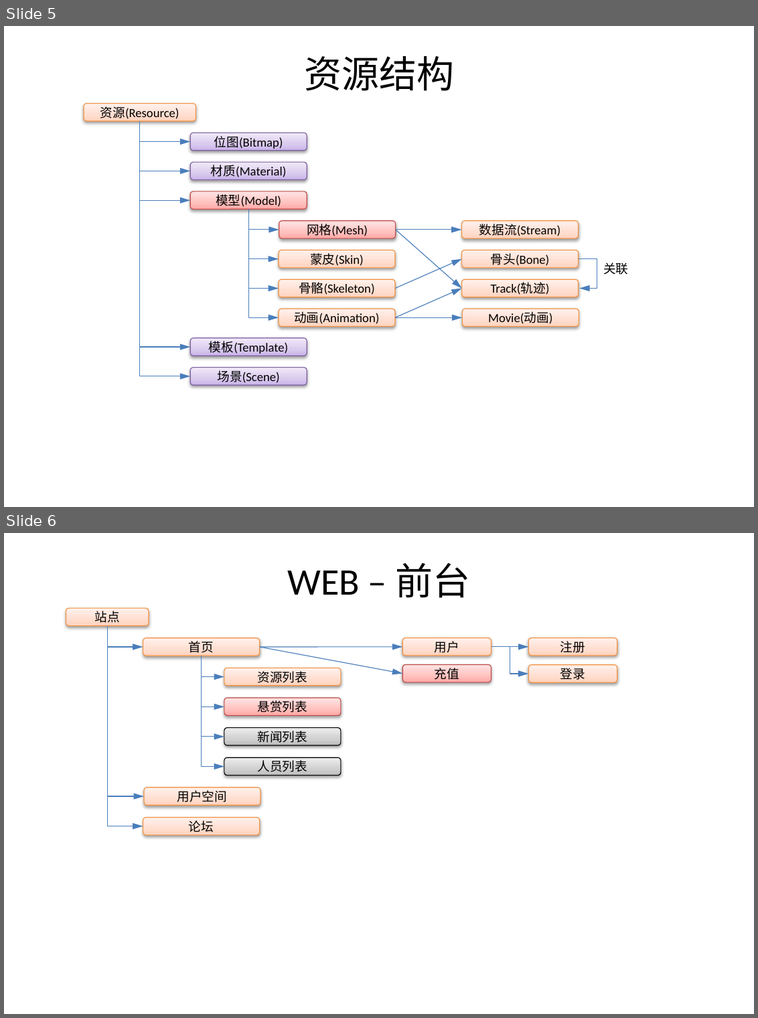
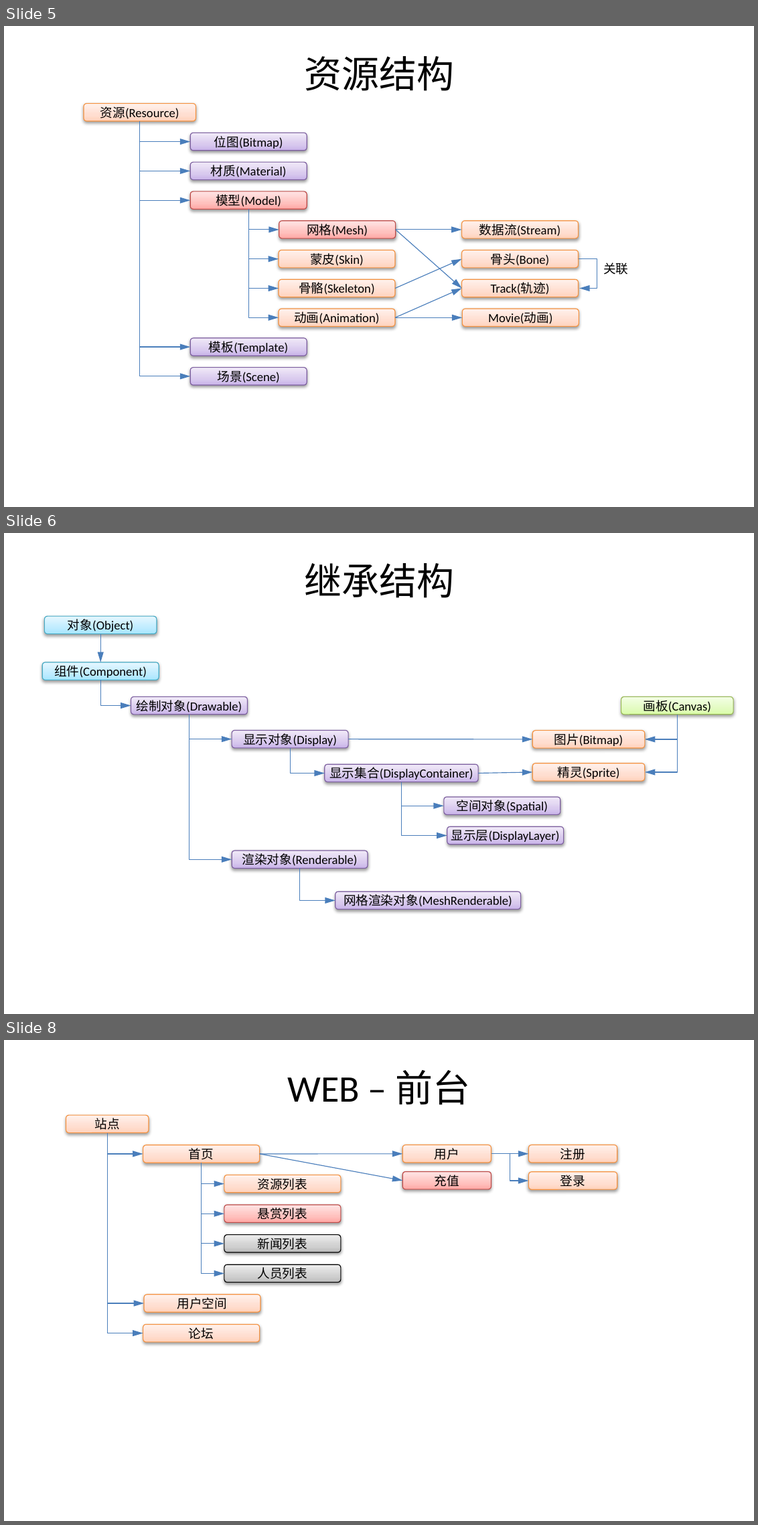
Before and after one commit to favedit/MoCloud, a slide deck: document/计划-1-三维资源平台.pptx. Shown one above the other, each under a label of ours: slides 5 and 6 before the commit, slides 5, 6 and 8 after it; the slides between them are not shown. The pictures are 758x1018 and 758x1525 pixels, drawn with LibreOffice and Linux fonts; fonts in the diff are those of the drawing; background and template pictures are left out. Boxes give left, top, right and bottom in pixels: in the first picture for what was removed or moved away, otherwise in the second. Text is boxed around its words. In the diff, an @@ line names an element or a change of style, - is before the commit and + after.

```diff
--- a/document/计划-1-三维资源平台.pptx
+++ b/document/计划-1-三维资源平台.pptx
@@ slide 6 added at box(4, 533, 754, 1014), background picture (left out) @@
@@ title added at box(304, 563, 454, 598), 36 pt, text #000000 @@
+继承结构
@@ rounded rectangle added at box(44, 616, 157, 634), fill gradient #A7E6FF to #C1EDFF to #E7F8FF, outline #46AAC5 0.75 pt, 12 pt, text #000000 @@
+对象(Object)
@@ arrow added from (100, 634) to (100, 662), #4B7EBC 0.75 pt @@
@@ rounded rectangle added at box(42, 662, 159, 680), fill gradient #A7E6FF to #C1EDFF to #E7F8FF, outline #46AAC5 0.75 pt, 12 pt, text #000000 @@
+组件(Component)
@@ elbow arrow added from (100, 680) to (131, 706), #4B7EBC 0.75 pt @@
@@ rounded rectangle added at box(131, 696, 247, 715), fill gradient #C9B5E8 to #D8CBEE to #F0EAF9, outline #7D60A0 0.75 pt, 12 pt, text #000000 @@
+绘制对象(Drawable)
@@ rounded rectangle added at box(622, 696, 734, 715), fill gradient #DAFDA7 to #E4FCC2 to #F5FFE7, outline #98B955 0.75 pt, 12 pt, text #000000 @@
+画板(Canvas)
@@ elbow arrow added from (190, 715) to (232, 739), #4B7EBC 0.75 pt @@
@@ elbow arrow added from (190, 715) to (232, 859), #4B7EBC 0.75 pt @@
@@ rounded rectangle added at box(232, 731, 348, 748), fill gradient #C9B5E8 to #D8CBEE to #F0EAF9, outline #7D60A0 0.75 pt, 12 pt, text #000000 @@
+显示对象(Display)
@@ rounded rectangle added at box(533, 731, 646, 748), fill gradient #FFD2BD to #FFDED0 to #FFF2ED, outline #F69240 0.75 pt, 12 pt, text #000000 @@
+图片(Bitmap)
@@ elbow arrow added from (678, 715) to (645, 772), #4B7EBC 0.75 pt @@
@@ elbow arrow added from (678, 715) to (645, 739), #4B7EBC 0.75 pt @@
@@ elbow arrow added from (290, 748) to (325, 773), #4B7EBC 0.75 pt @@
@@ arrow added from (348, 739) to (533, 739), #4B7EBC 0.75 pt @@
@@ rounded rectangle added at box(325, 764, 479, 782), fill gradient #C9B5E8 to #D8CBEE to #F0EAF9, outline #7D60A0 0.75 pt, 12 pt, text #000000 @@
+显示集合(DisplayContainer)
@@ arrow added from (478, 773) to (533, 772), #4B7EBC 0.75 pt @@
@@ rounded rectangle added at box(533, 763, 646, 782), fill gradient #FFD2BD to #FFDED0 to #FFF2ED, outline #F69240 0.75 pt, 12 pt, text #000000 @@
+精灵(Sprite)
@@ elbow arrow added from (402, 782) to (444, 806), #4B7EBC 0.75 pt @@
@@ elbow arrow added from (402, 782) to (448, 835), #4B7EBC 0.75 pt @@
@@ rounded rectangle added at box(444, 797, 560, 815), fill gradient #C9B5E8 to #D8CBEE to #F0EAF9, outline #7D60A0 0.75 pt, 12 pt, text #000000 @@
+空间对象(Spatial)
@@ rounded rectangle added at box(448, 827, 564, 845), fill gradient #C9B5E8 to #D8CBEE to #F0EAF9, outline #7D60A0 0.75 pt, 12 pt, text #000000 @@
+显示层(DisplayLayer)
@@ rounded rectangle added at box(232, 851, 368, 869), fill gradient #C9B5E8 to #D8CBEE to #F0EAF9, outline #7D60A0 0.75 pt, 12 pt, text #000000 @@
+渲染对象(Renderable)
@@ elbow arrow added from (299, 869) to (336, 901), #4B7EBC 0.75 pt @@
@@ rounded rectangle added at box(336, 891, 521, 910), fill gradient #C9B5E8 to #D8CBEE to #F0EAF9, outline #7D60A0 0.75 pt, 12 pt, text #000000 @@
+网格渲染对象(MeshRenderable)
@@ what was slide 6 is now slide 8 @@
```
Also in this commit, not shown: 1 other slide added, 11 other files.
